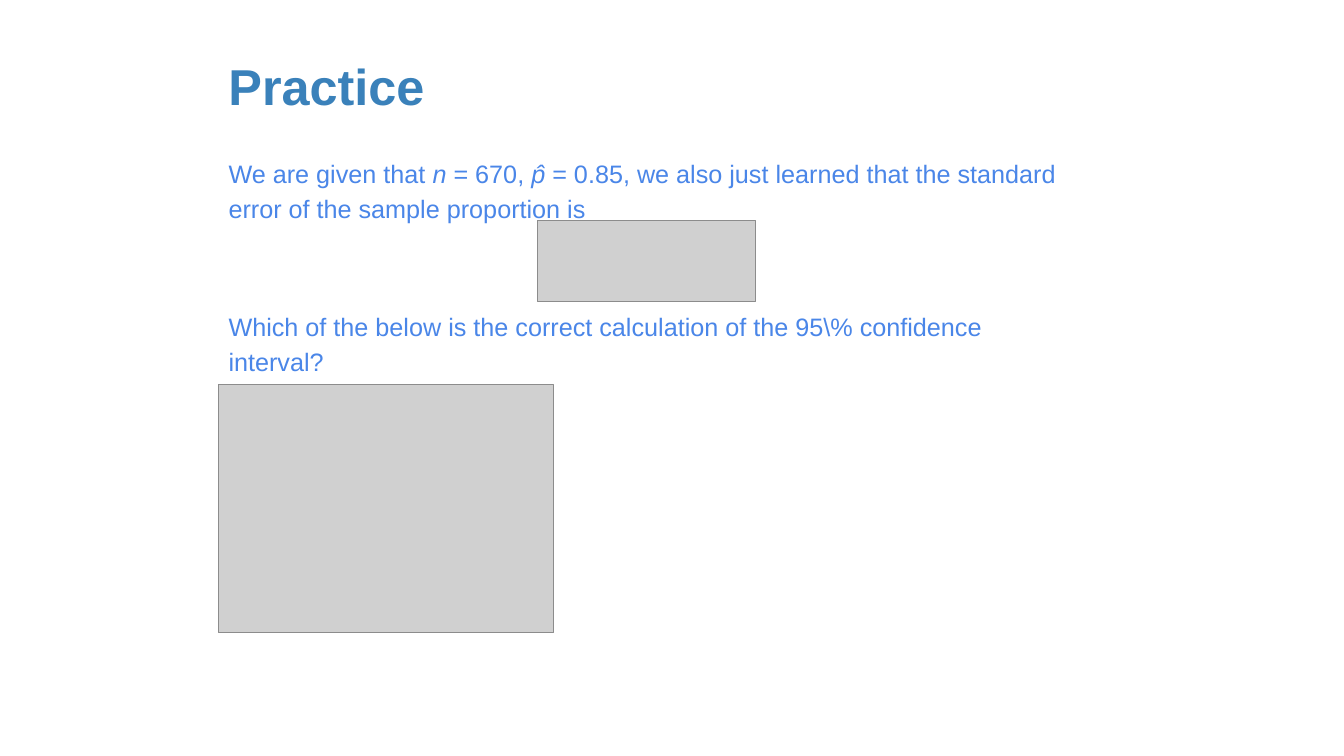
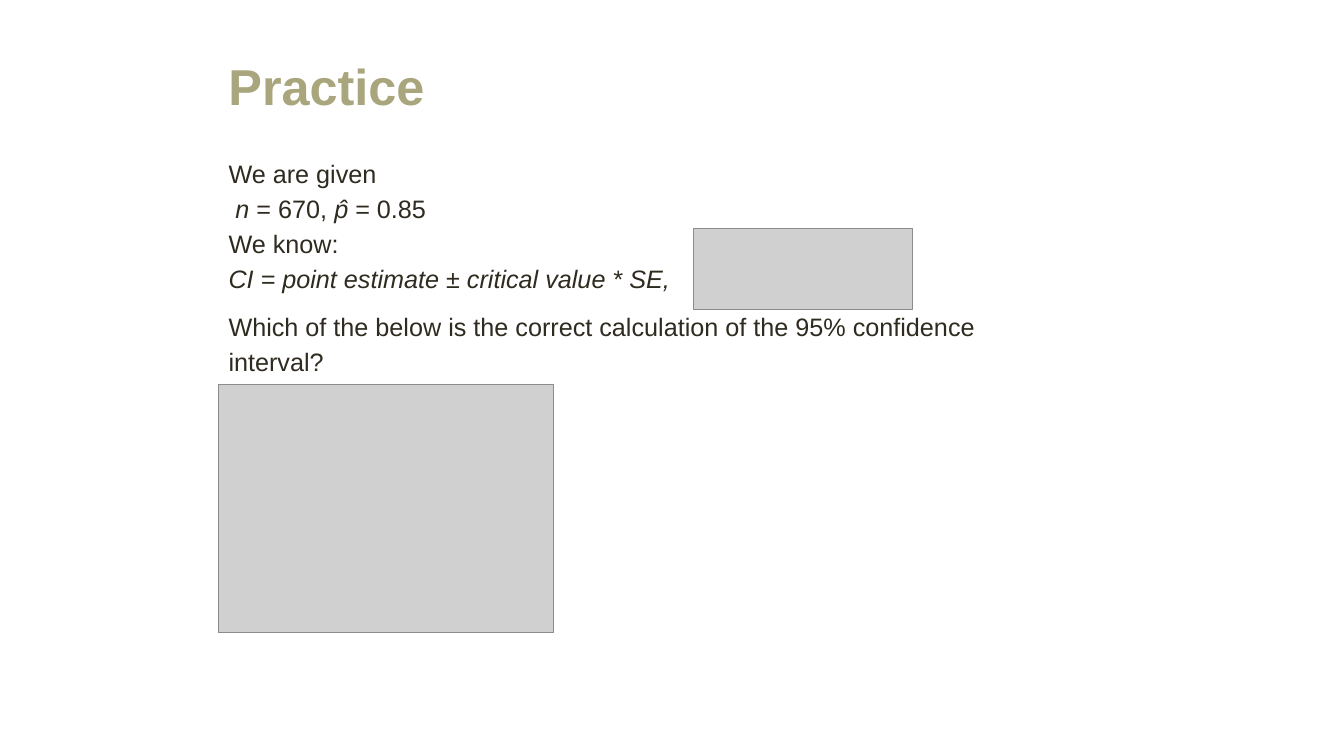
Before and after one commit to amosca01/MATH108-F23, a slide deck: slide 20 of slides/15-single-proportion.pptx. Drawn at 1344x756 pixels with LibreOffice and Linux fonts; fonts in the diff are those of the drawing; grey boxes stand for pictures. Boxes give left, top, right and bottom in pixels: in the first picture for what was removed or moved away, otherwise in the second. Text is boxed around its words. In the diff, an @@ line names an element or a change of style, - is before the commit and + after.

```diff
--- a/slides/15-single-proportion.pptx
+++ b/slides/15-single-proportion.pptx
@@ title "Practice" at (x1=228, y1=68, x2=424, y2=106): text colour #3A81BA to #A9A57C @@
@@ text at (x1=229, y1=164, x2=975, y2=372): text changed; text colour #4A86E8 to #2F2B20 @@
-We are given that n = 670, p̂ = 0.85, we also just learned that the standard error of the sample proportion is
-Which of the below is the correct calculation of the 95\% confidence interval?
+We are given
+n = 670, p̂ = 0.85
+We know:
+CI = point estimate ± critical value * SE,
+Which of the below is the correct calculation of the 95% confidence interval?
@@ picture moved from (x1=537, y1=221, x2=756, y2=302) to (x1=694, y1=228, x2=912, y2=310) @@
```
Also in this commit, not shown: 38 other slides changed, 20 slides added, 2 slides removed, 6 other files.
